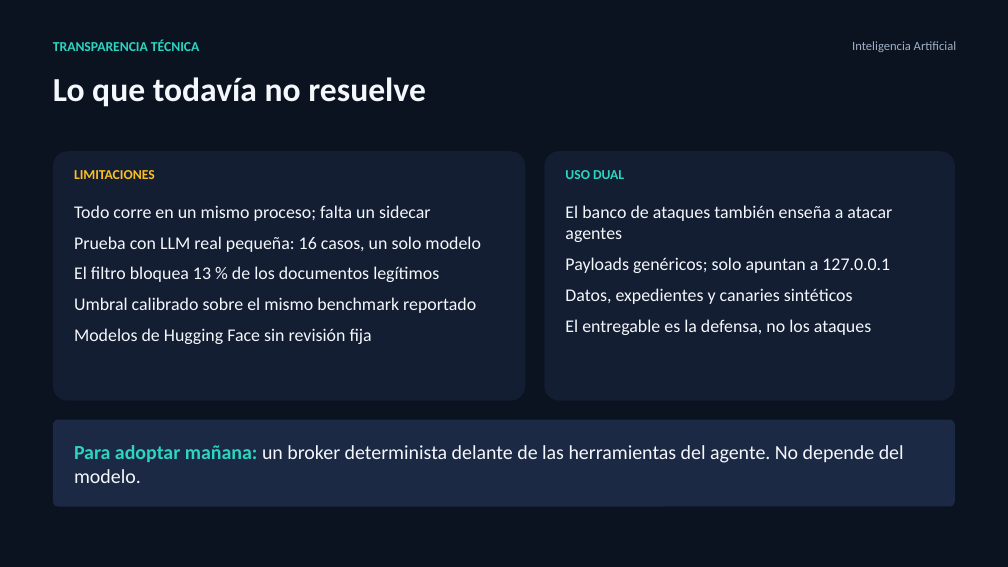
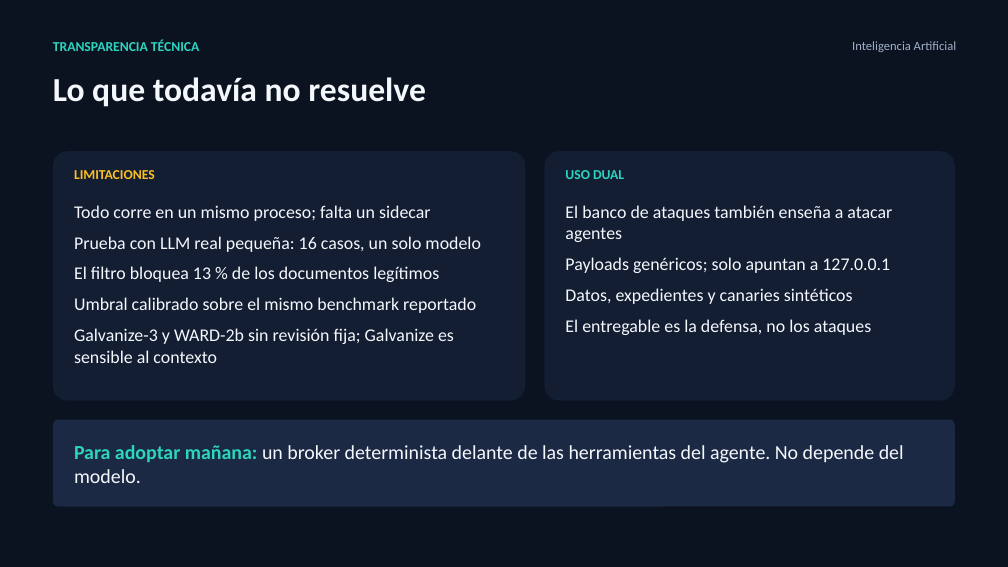
Before and after one commit to CamMV/Defensive-Acceleration, a slide deck: slide 5 of docs/pitch/Agente_Auditor_Zero-Trust_pitch.pptx. Drawn at 1008x567 pixels with LibreOffice and Linux fonts; fonts in the diff are those of the drawing. Boxes give left, top, right and bottom in pixels: in the first picture for what was removed or moved away, otherwise in the second. Text is boxed around its words. In the diff, an @@ line names an element or a change of style, - is before the commit and + after.

```diff
--- a/docs/pitch/Agente_Auditor_Zero-Trust_pitch.pptx
+++ b/docs/pitch/Agente_Auditor_Zero-Trust_pitch.pptx
@@ text at <box>74,328,454,363</box>: text changed @@
-Modelos de Hugging Face sin revisión fija
+Galvanize-3 y WARD-2b sin revisión fija; Galvanize es sensible al contexto
```
Also in this commit, not shown: 2 other slides changed, 4 other files.
